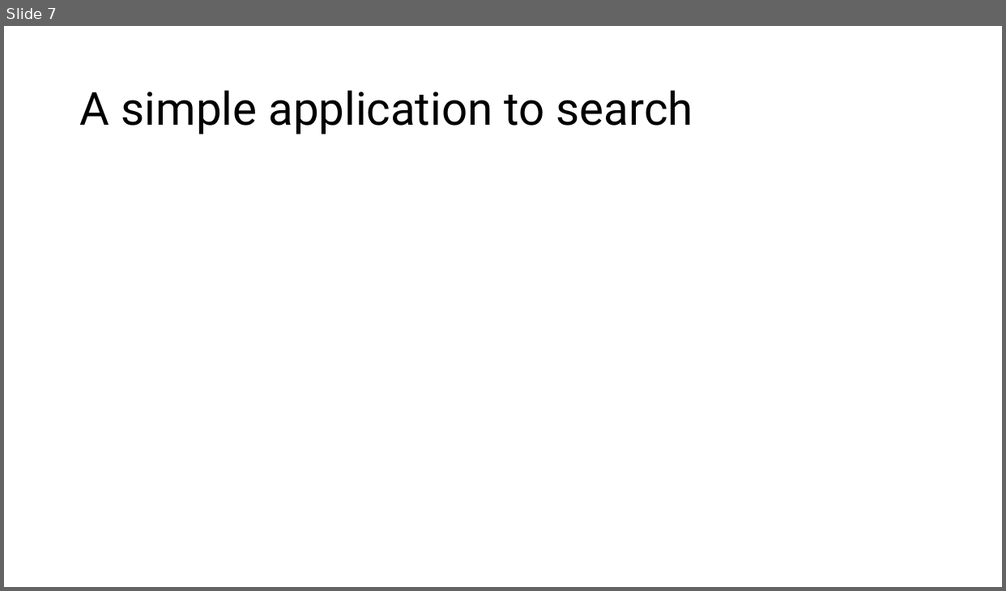
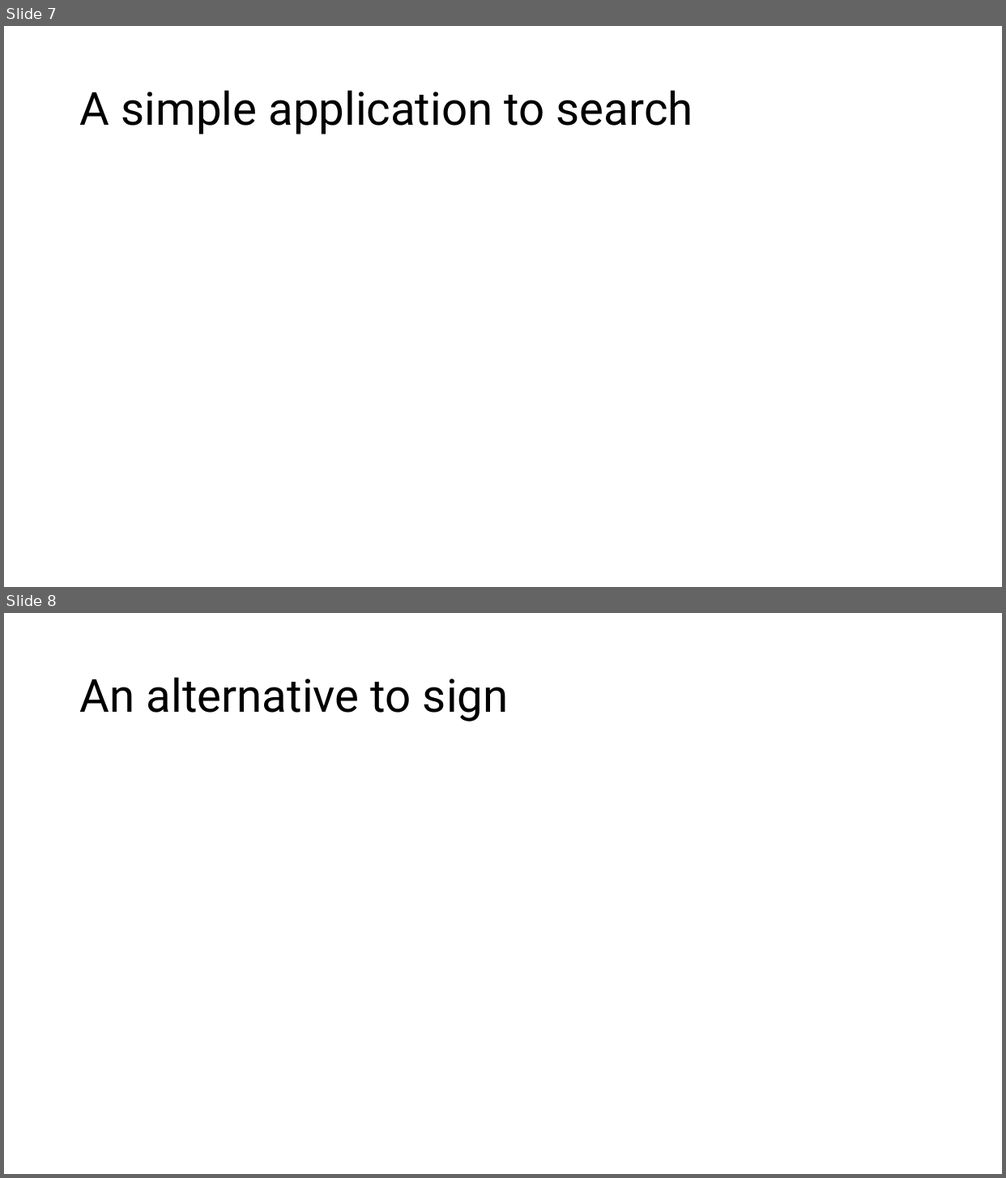
Before and after one commit to shrabian/quantum-research, a slide deck: weekly presentations/7 Fixed Point Oblivious Amplitude Amplification with QSVT.pptx. Shown one above the other, each under a label of ours: slide 7 before the commit, slides 7 and 8 after it. The pictures are 1006x591 and 1006x1178 pixels, drawn with LibreOffice and Linux fonts; fonts in the diff are those of the drawing; grey boxes stand for pictures. Boxes give left, top, right and bottom in pixels: in the first picture for what was removed or moved away, otherwise in the second. Text is boxed around its words. In the diff, an @@ line names an element or a change of style, - is before the commit and + after.

```diff
--- a/weekly presentations/7 Fixed Point Oblivious Amplitude Amplification with QSVT.pptx
+++ b/weekly presentations/7 Fixed Point Oblivious Amplitude Amplification with QSVT.pptx
@@ slide 8 added at (4,613,1002,1174), background #FFFFFF @@
@@ title added at (80,677,509,722), 44 pt, text #000000 @@
+An alternative to sign
```
Also in this commit, not shown: 4 other slides added, 2 slides removed, 2 other files.
